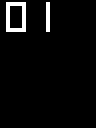
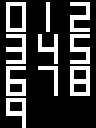
Two versions of the same layered image (w=96, h=128). Layer-by-layer changes:
added layer "Itsatsitako geruza" above "Atzeko planoa" over (6, 98, 26, 128)
painted on "Atzeko planoa" over (6, 2, 90, 96)
